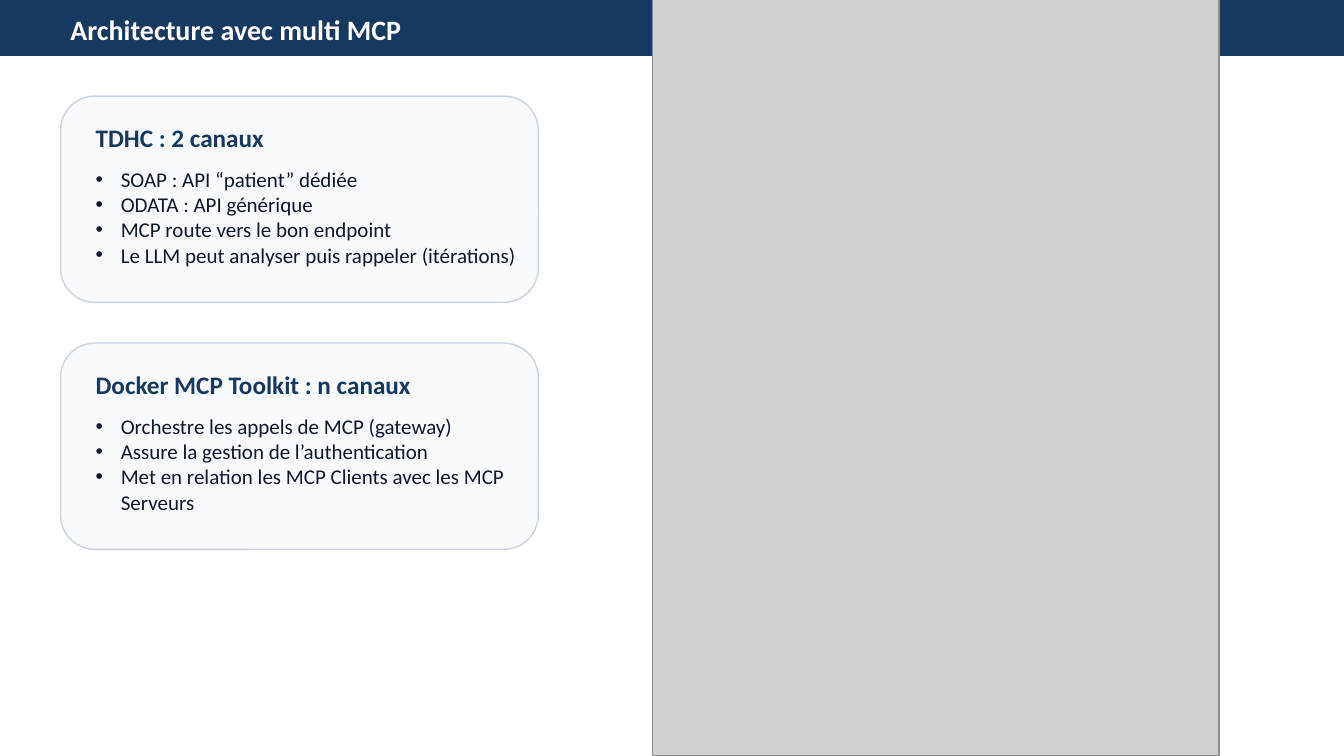
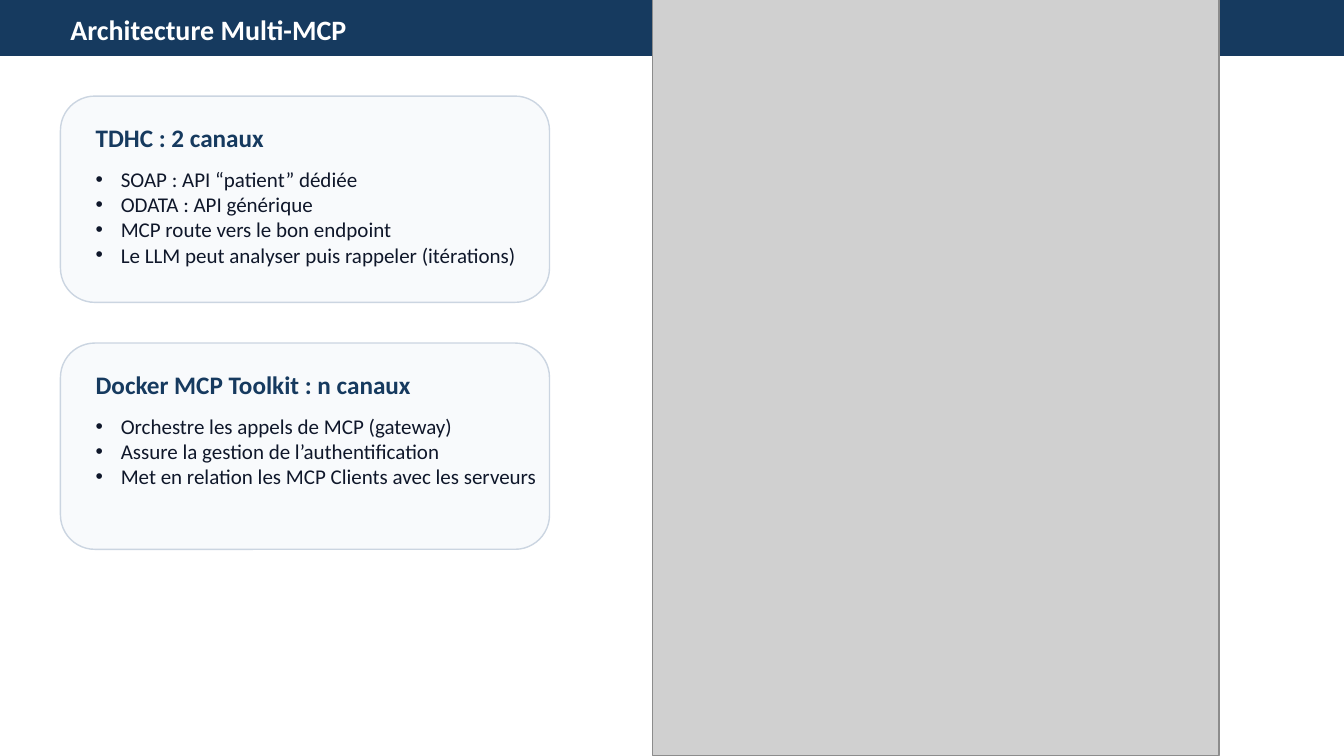
Before and after one commit to acoudene/TDMCP, a slide deck: slide 14 of TDHC/Resources/TDHC_IA_MCP_TDHC.pptx (slide 13 before the commit). Drawn at 1344x756 pixels with LibreOffice and Linux fonts; fonts in the diff are those of the drawing; grey boxes stand for pictures. Boxes give left, top, right and bottom in pixels: in the first picture for what was removed or moved away, otherwise in the second. Text is boxed around its words. In the diff, an @@ line names an element or a change of style, - is before the commit and + after.

Commit message:
Update slides

```diff
--- a/TDHC/Resources/TDHC_IA_MCP_TDHC.pptx
+++ b/TDHC/Resources/TDHC_IA_MCP_TDHC.pptx
@@ text at (70,20,347,41): text changed @@
-Architecture avec multi MCP
+Architecture Multi-MCP
@@ rounded rectangle: place and size @@
-rounded rectangle at (60,96,538,302)
+rounded rectangle at (60,96,549,302)
@@ rounded rectangle: place and size @@
-rounded rectangle at (60,343,538,549)
+rounded rectangle at (60,343,549,549)
@@ text at (121,444,536,484): text changed @@
-• Assure la gestion de l’authentication
-• Met en relation les MCP Clients avec les MCP Serveurs
+• Assure la gestion de l’authentification
+• Met en relation les MCP Clients avec les serveurs
```
Also in this commit, not shown: 2 other slides changed, 1 slide added, 2 other files.
